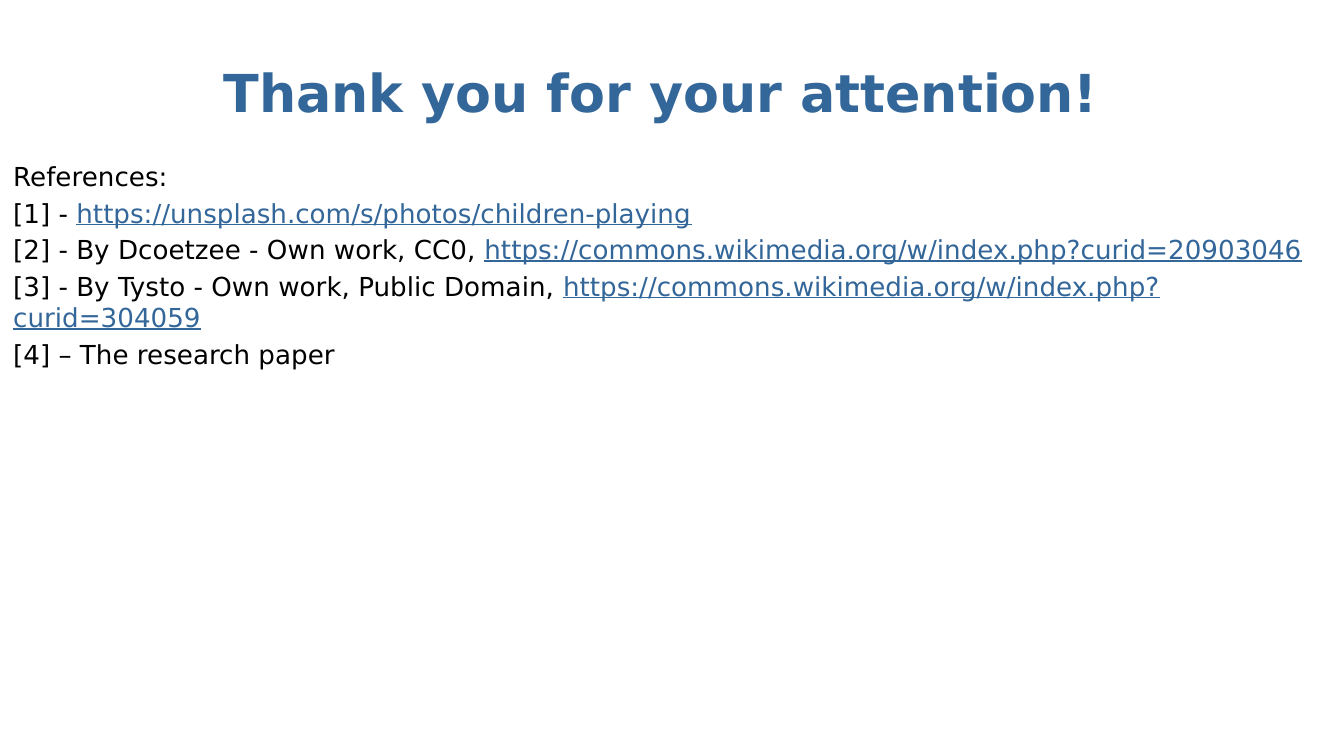
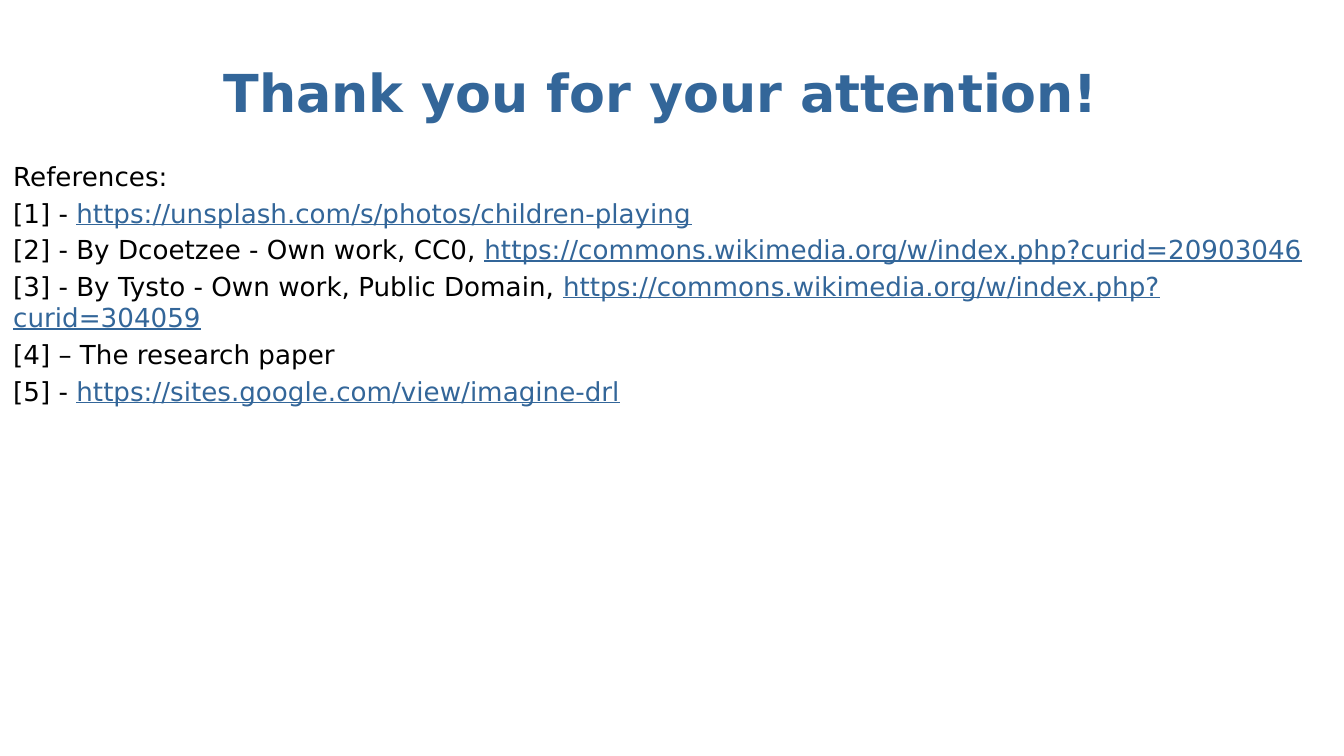
Before and after one commit to abduskhazi/deep-reinforcement-learning-seminar, a slide deck: slide 18 of presentation.pptx. Drawn at 1344x756 pixels with LibreOffice and Linux fonts; fonts in the diff are those of the drawing. Boxes give left, top, right and bottom in pixels: in the first picture for what was removed or moved away, otherwise in the second. Text is boxed around its words. In the diff, an @@ line names an element or a change of style, - is before the commit and + after.

```diff
--- a/presentation.pptx
+++ b/presentation.pptx
@@ text at box(13, 381, 619, 406): paragraph added @@
+[5] - https://sites.google.com/view/imagine-drl
```
Also in this commit, not shown: 6 other slides changed, 2 slides added, 2 slides removed.
